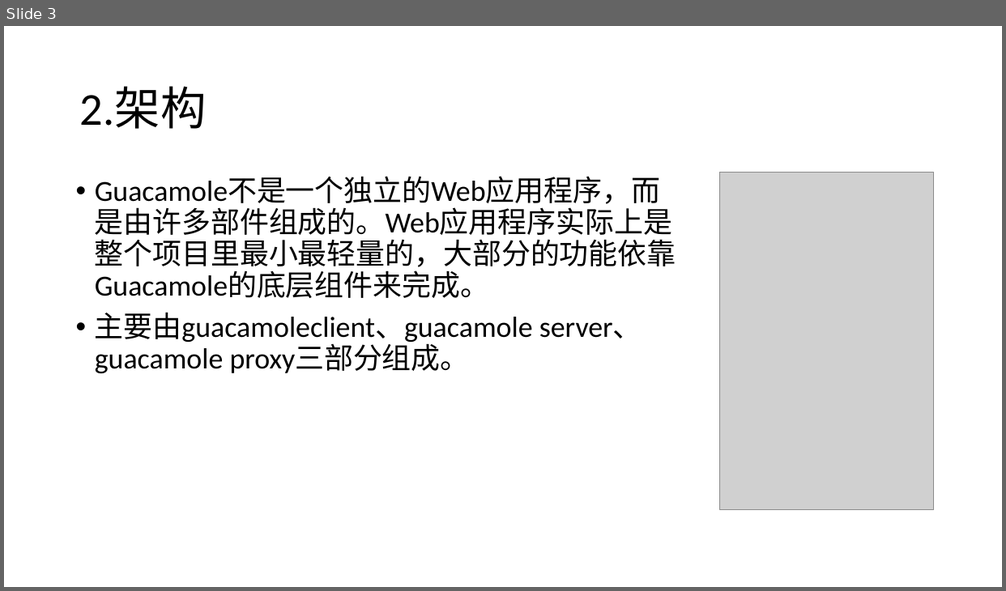
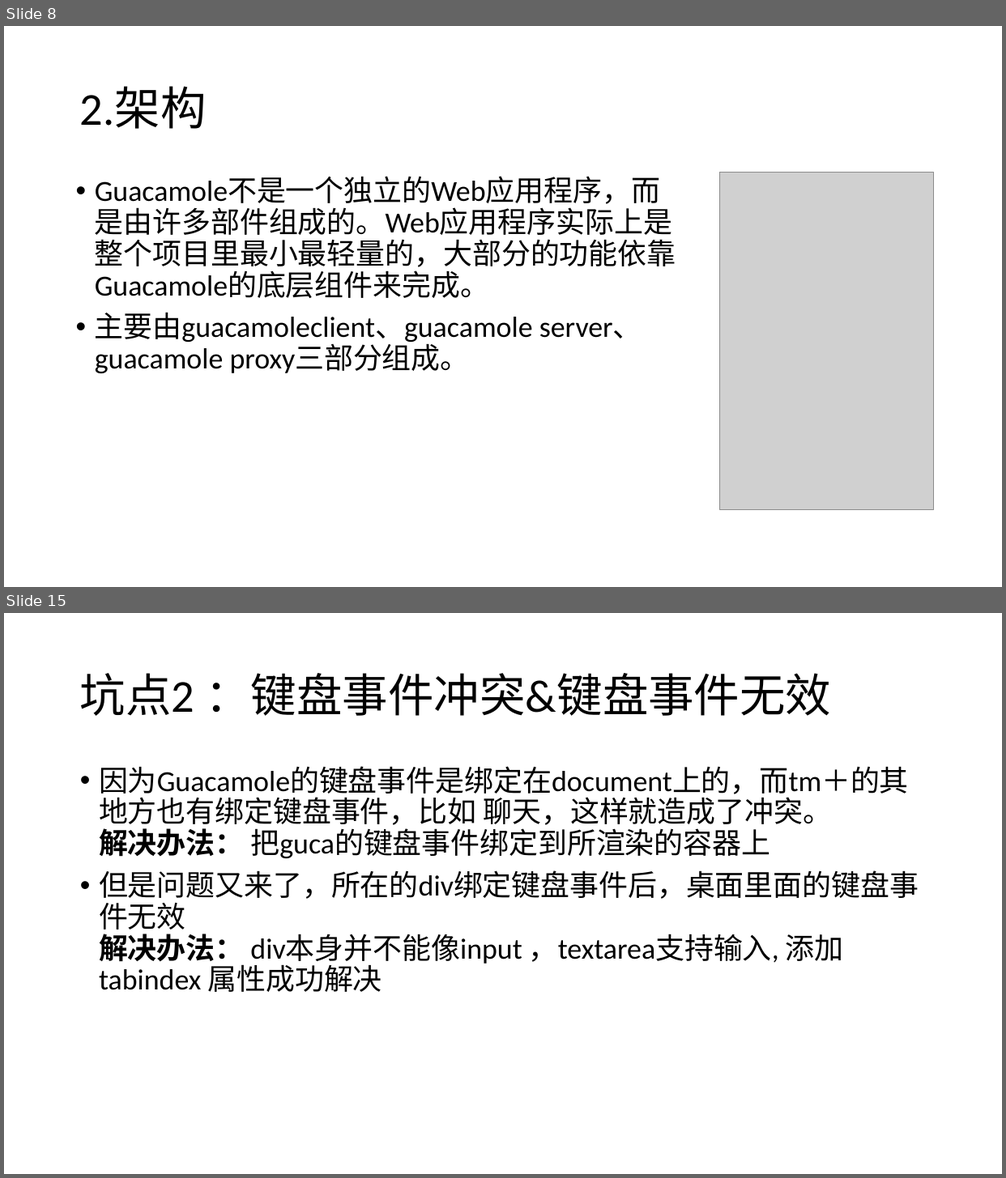
Before and after one commit to caojian123/ppt, a slide deck: guacamole 介绍.pptx. Shown one above the other, each under a label of ours: slide 3 before the commit, slides 8 and 15 after it; the slides between them are not shown. The pictures are 1006x591 and 1006x1178 pixels, drawn with LibreOffice and Linux fonts; fonts in the diff are those of the drawing; grey boxes stand for pictures. Boxes give left, top, right and bottom in pixels: in the first picture for what was removed or moved away, otherwise in the second. Text is boxed around its words. In the diff, an @@ line names an element or a change of style, - is before the commit and + after.

```diff
--- a/guacamole 介绍.pptx
+++ b/guacamole 介绍.pptx
@@ slide 15 added at box(4, 613, 1002, 1174), background #FFFFFF @@
@@ title added at box(80, 673, 831, 716), 44 pt, text #000000 @@
+坑点2 ：键盘事件冲突&键盘事件无效
@@ text added at box(99, 766, 918, 992), 28 pt, text #000000 @@
+• 因为Guacamole的键盘事件是绑定在document上的，而tm＋的其地方也有绑定键盘事件，比如 聊天，这样就造成了冲突。
+  解决办法： 把guca的键盘事件绑定到所渲染的容器上
+• 但是问题又来了，所在的div绑定键盘事件后，桌面里面的键盘事件无效
+  解决办法： div本身并不能像input ，textarea支持输入, 添加tabindex 属性成功解决
@@ what was slide 3 is now slide 8 @@
```
Also in this commit, not shown: 3 slides changed, 10 other slides added, 1 slide removed.
